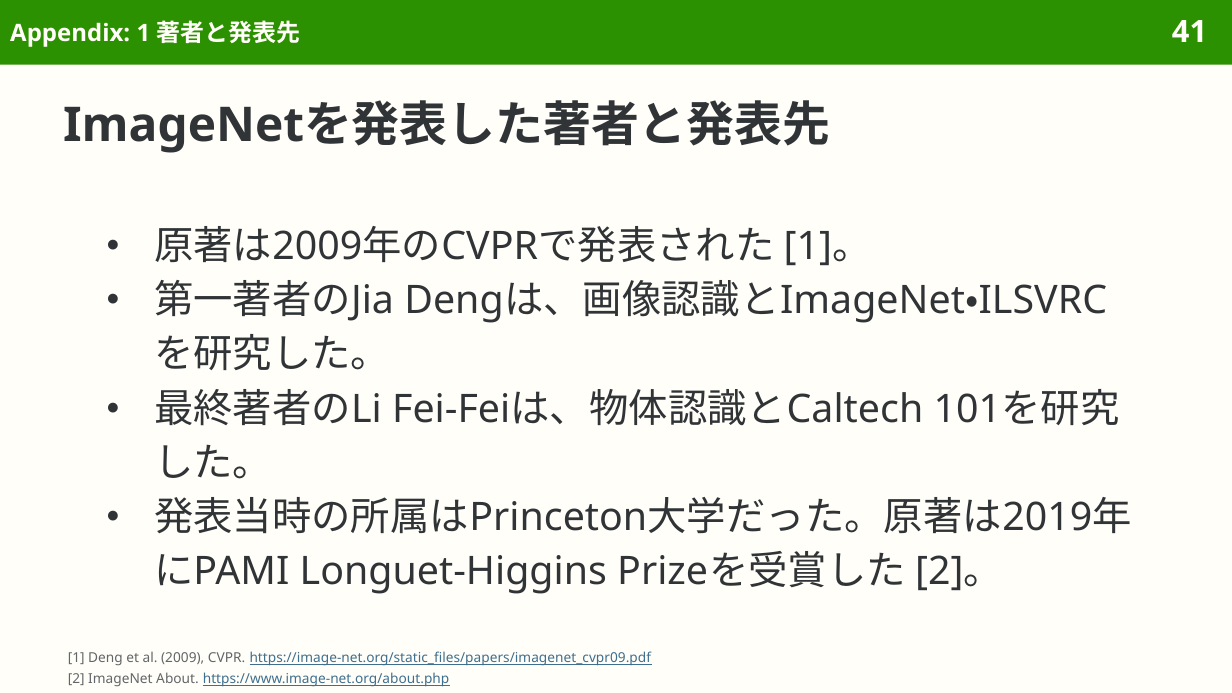
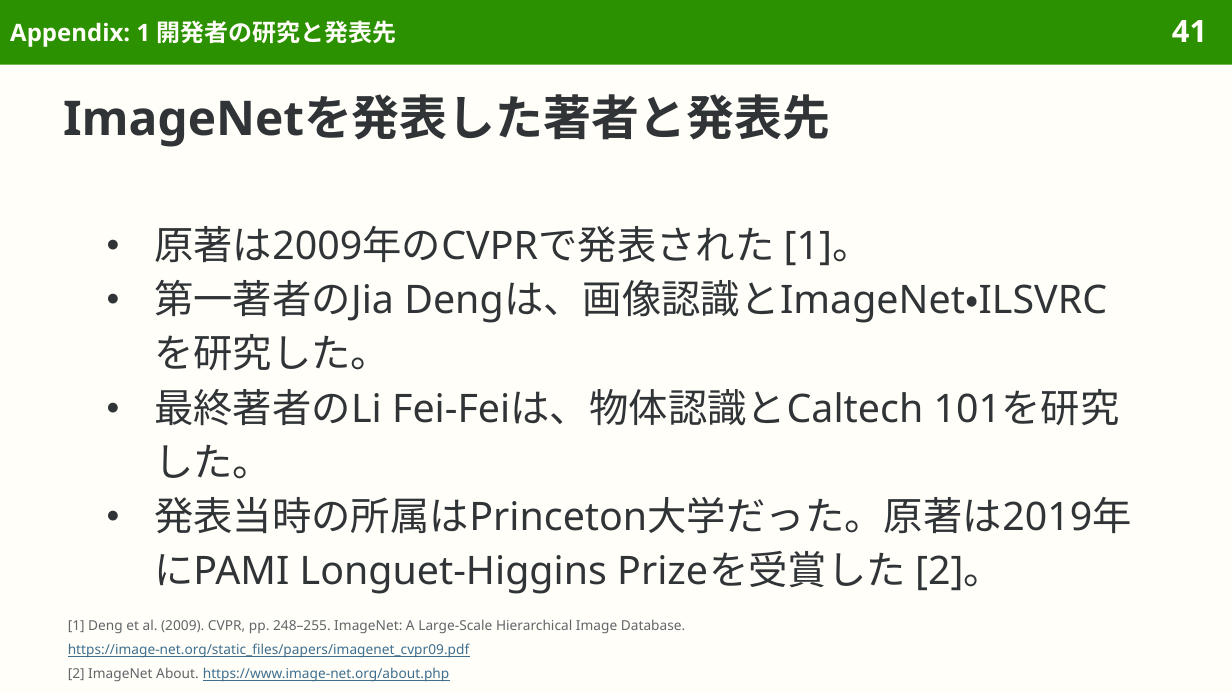
Before and after one commit to sasakiy84/datasets-in-10-minutes, a slide deck: slide 41 of slides/datasets-in-10-minutes-imagenet.pptx. Drawn at 1232x693 pixels with LibreOffice and Linux fonts; fonts in the diff are those of the drawing. Boxes give left, top, right and bottom in pixels: in the first picture for what was removed or moved away, otherwise in the second. Text is boxed around its words. In the diff, an @@ line names an element or a change of style, - is before the commit and + after.

```diff
--- a/slides/datasets-in-10-minutes-imagenet.pptx
+++ b/slides/datasets-in-10-minutes-imagenet.pptx
@@ title at bbox=[10, 20, 397, 47]: text changed @@
-Appendix: 1 著者と発表先
+Appendix: 1 開発者の研究と発表先
@@ title "ImageNetを発表した著者と発表先" at bbox=[63, 94, 830, 147]: line spacing 1.1 to 1 @@
@@ text at bbox=[68, 619, 686, 634]: text changed; text colour #3F6F8F to #626669 @@
-[1] Deng et al. (2009), CVPR. https://image-net.org/static_files/papers/imagenet_cvpr09.pdf
-[2] ImageNet About. https://www.image-net.org/about.php
+[1] Deng et al. (2009). CVPR, pp. 248–255. ImageNet: A Large-Scale Hierarchical Image Database.
@@ text added at bbox=[68, 643, 470, 658], 8 pt, text #3F6F8F, underline @@
+https://image-net.org/static_files/papers/imagenet_cvpr09.pdf
@@ text added at bbox=[68, 667, 450, 682], 8 pt, text #3F6F8F, underline @@
+[2] ImageNet About. https://www.image-net.org/about.php
```
Also in this commit, not shown: 73 other slides changed, 14 other files.
